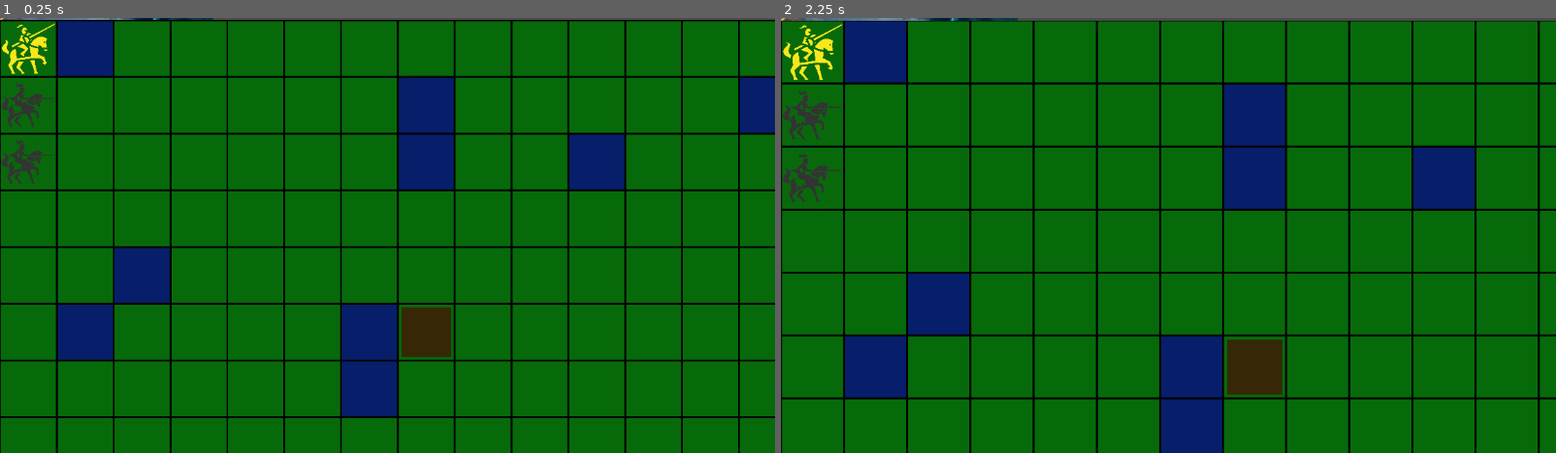
Above: before the commit, frames 1-2 (left to right).
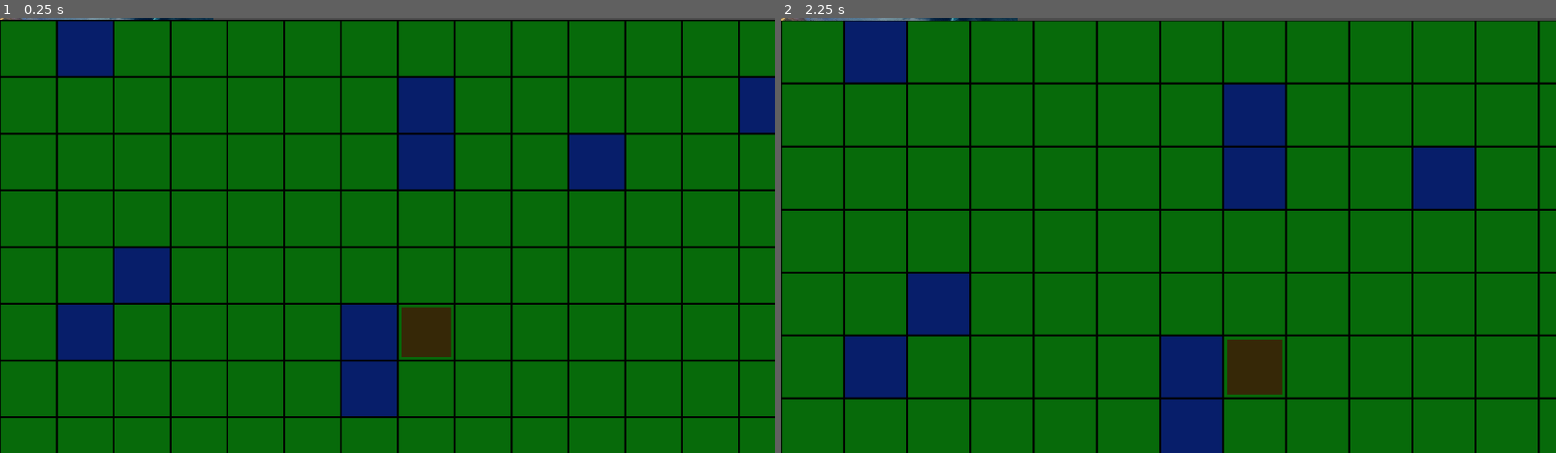
Above: after the commit, the same moments.

Repository: alexloomis/gloria
Game: Godot game, scene res://map/battle.tscn
Same seed, same stepped clock (60 frames per second), same inputs: the game is played once before the commit and once after it. The project has no main scene, so this scene is started directly.
Inputs (mouse positions are in pixels of both pictures, inside the frame that each line leads up to):
- Up to frame 1 (0.25 s): no input
- Up to frame 2 (2.25 s): tap Enter at 0.5, 2 s; move the mouse to (1339, 213) at 0.52 s; click (1339, 213) at 0.6 s; tap Space at 1.25 s; move the mouse to (1013, 257) at 1.27 s; right-click (1013, 257) at 1.35 s; click (1013, 257) at 1.42 s; move the mouse to (1246, 139) at 2.02 s; hold Mouse wheel up (zoom_in) from 2.03 s (still down); click (1246, 139) at 2.17 s

The runs differ from the first frame. In frame 1, 0.7% of the frame differs, in the area x 0-8%, y 1-39%; in frame 2, 0.8%, in the area x 0-8%, y 1-43%.
Error after the commit: Parse Error: Could not find type "Formation" in the current scope. (res://entity/unit/leader/leader.gd:6)

Commit message:
began rework of shapes

Diff:
--- a/map/battle.tscn
+++ b/map/battle.tscn
@@ -6,6 +6,8 @@
 [ext_resource type="PackedScene" uid="uid://occ4f3kwgxqv" path="res://entity/DEBUG/Commander.tscn" id="4_6lqbp"]
 [ext_resource type="PackedScene" uid="uid://dq8bwfsc5ltul" path="res://entity/DEBUG/Knight.tscn" id="5_anury"]
 [ext_resource type="Script" path="res://shape/formation/column.gd" id="5_wa8g8"]
+[ext_resource type="Script" path="res://entity/unit/leader/leader.gd" id="7_cmcea"]
+[ext_resource type="Texture2D" uid="uid://djp5e5eive8db" path="res://textures_test/oak.png" id="8_bpmhp"]
 
 [sub_resource type="RectangleShape2D" id="RectangleShape2D_y0vd2"]
 size = Vector2(8192, 5376)
@@ -13,9 +15,16 @@
 [sub_resource type="Resource" id="Resource_c4pa7"]
 script = ExtResource("5_wa8g8")
 depth = 1
-spread = 0
 mirror = false
 rotation = 0
+spread = 0
+
+[sub_resource type="Resource" id="Resource_oaye6"]
+script = ExtResource("5_wa8g8")
+depth = 2
+mirror = false
+rotation = 0
+spread = 1
 
 [node name="Battle" type="Node"]
 script = ExtResource("1_omlya")
@@ -55,6 +64,7 @@
 unique_name_in_owner = true
 
 [node name="Commander" parent="IgnoresCamera/Units/Player" instance=ExtResource("4_6lqbp")]
+position = Vector2(1280, 768)
 speed = 10
 formation = SubResource("Resource_c4pa7")
 follower_data = Dictionary[PackedScene, int]({
@@ -63,6 +73,12 @@
 terrain_data = Dictionary[int, int]({
 1: 2
 })
+
+[node name="Leader" type="Node2D" parent="IgnoresCamera/Units/Player"]
+script = ExtResource("7_cmcea")
+speed = 10
+formation = SubResource("Resource_oaye6")
+texture = ExtResource("8_bpmhp")
 
 [node name="FollowsCamera" type="CanvasLayer" parent="."]
 
--- a/shape/formation/formation.gd
+++ /dev/null
@@ -1,21 +0,0 @@
-extends Shape
-
-class_name Formation
-
-func get_tile(n: int) -> Vector2i:
-	return _apply_transformation(_get_tile(n))
-
-func get_tiles(n: int) -> Array[Vector2i]:
-	var out: Array[Vector2i] = _get_tiles(n)
-	for i in out.size():
-		out[i] = _apply_transformation(out[i])
-	return out
-
-func _get_tile(n: int) -> Vector2i:
-	return _get_tiles(n+1)[n]
-
-func _get_tiles(n: int) -> Array[Vector2i]:
-	var out: Array[Vector2i]
-	for i in n:
-		out.append(_get_tile(i))
-	return out
--- a/shape/region/region.gd
+++ /dev/null
@@ -1,11 +0,0 @@
-extends Shape
-
-class_name Region
-
-var _base_tiles: Array[Vector2i]
-
-func get_shape() -> Array[Vector2i]:
-	var arr: Array[Vector2i] = []
-	for tile in _base_tiles:
-		arr.append(_apply_transformation(tile))
-	return arr
--- a/shape/shape.gd
+++ b/shape/shape.gd
@@ -2,14 +2,22 @@
 
 class_name Shape
 
-@export var spread: int = 0:
-	set(val):
-		spread = max(val, 0)
+
 # Mirrored then rotated
 @export var mirror: bool = false
 @export var rotation: int = 0:
 	set(val):
 		rotation = val % 8
+@export var spread: int = 0:
+	set(val):
+		spread = max(val, 0)
+
+var base_tiles: Array[Vector2i]
+var tiles: Array[Vector2i]
+
+func set_tiles() -> void:
+	for i in tiles.size():
+		tiles[i] = _apply_transformation(base_tiles[i])
 
 func _shift(tile: Vector2i, n: int = 1) -> Vector2i:
 	var r: int = max(tile.abs().x, tile.abs().y)
@@ -46,9 +54,9 @@
 
 # Cc-wise, balanced sides
 func square(radius: int) -> Array[Vector2i]:
-	var tiles: Array[Vector2i] = []
+	var sq_tiles: Array[Vector2i] = []
 	if radius <= 0:
-		tiles.append(Vector2i(0,0))
+		sq_tiles.append(Vector2i(0,0))
 	else:
 			# Ring has 8*radius tiles, so 2*radius _shifts starting in each cardinal direction
 			for n in range(2*radius):
@@ -56,8 +64,8 @@
 					cell *= radius
 					if n % 2 == 0:
 						@warning_ignore("integer_division")
-						tiles.append(_shift(cell, -n/2))
+						sq_tiles.append(_shift(cell, -n/2))
 					else:
 						@warning_ignore("integer_division")
-						tiles.append(_shift(cell, (n+1)/2))
-	return tiles
+						sq_tiles.append(_shift(cell, (n+1)/2))
+	return sq_tiles
Not shown: 1 places in map/battle.tscn that only renumber resources
